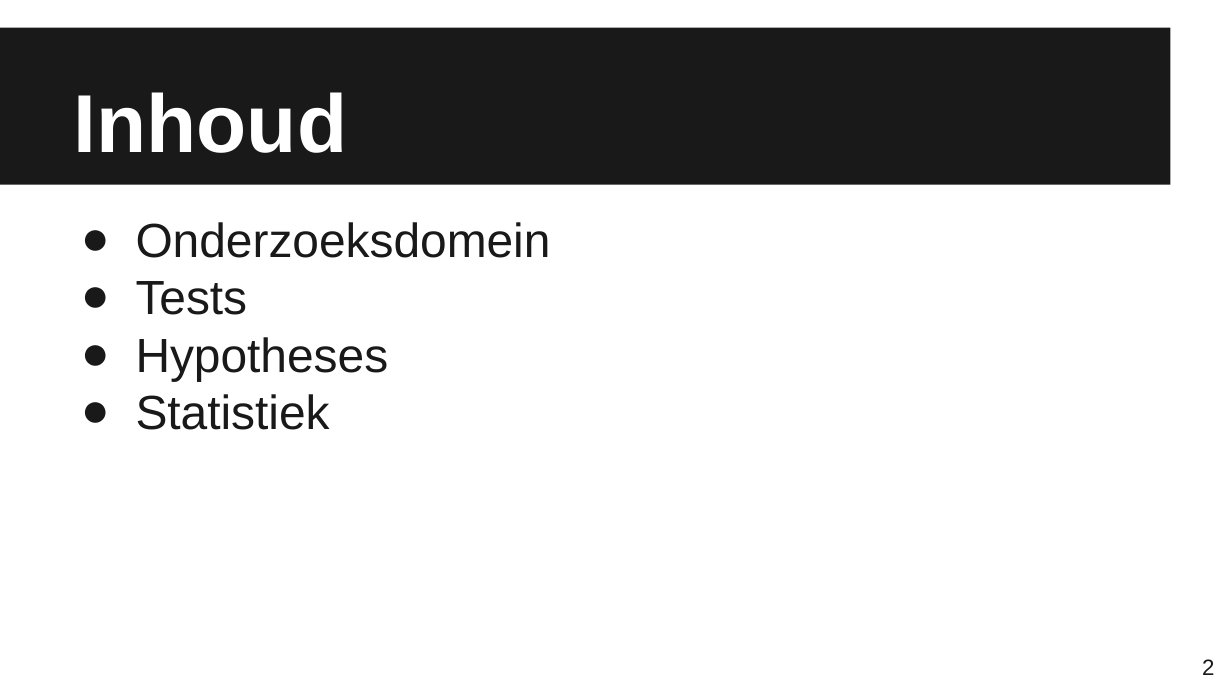
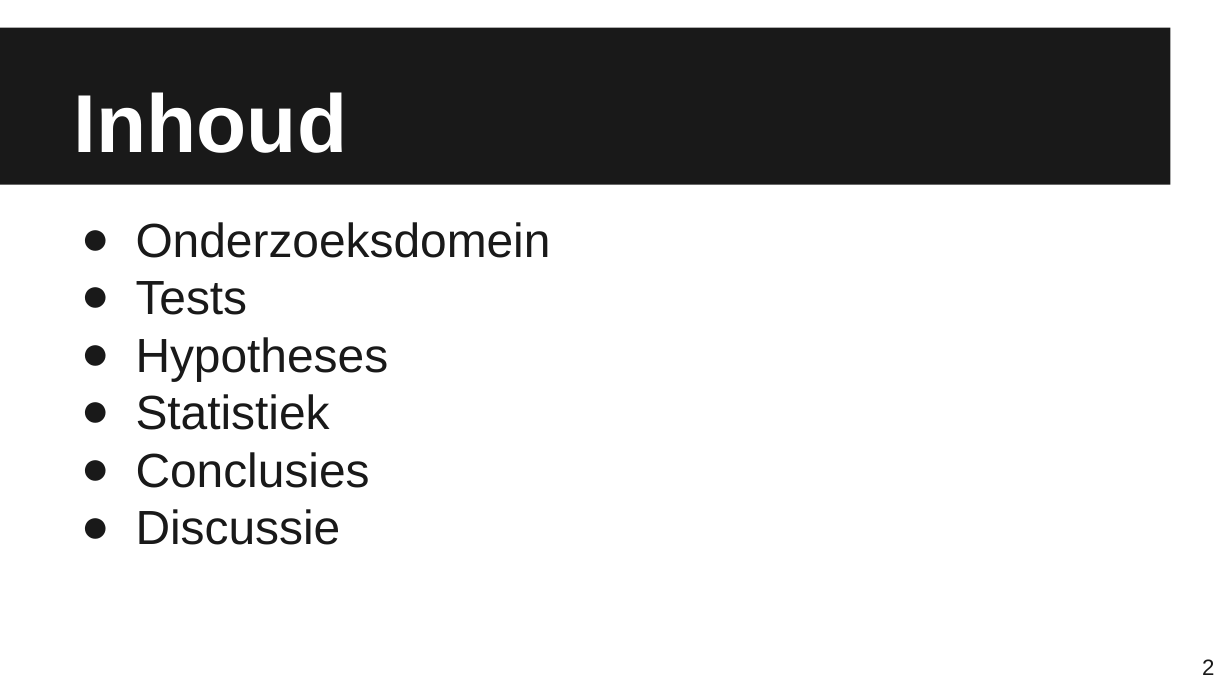
Before and after one commit to sammy0404/OMVISWEG, a slide deck: slide 2 of Eindpresentatie.pptx. Drawn at 1232x693 pixels with LibreOffice and Linux fonts; fonts in the diff are those of the drawing. Boxes give left, top, right and bottom in pixels: in the first picture for what was removed or moved away, otherwise in the second. Text is boxed around its words. In the diff, an @@ line names an element or a change of style, - is before the commit and + after.

```diff
--- a/Eindpresentatie.pptx
+++ b/Eindpresentatie.pptx
@@ text at (136,452,370,545): paragraphs added @@
+● Conclusies
+● Discussie
```
Also in this commit, not shown: 2 slides added, 2 slides removed.
